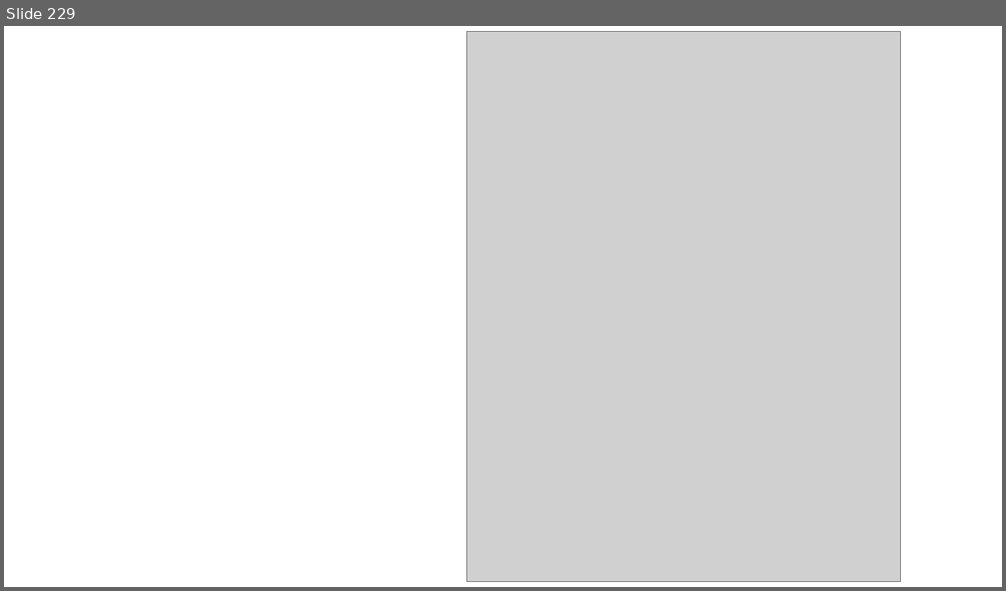
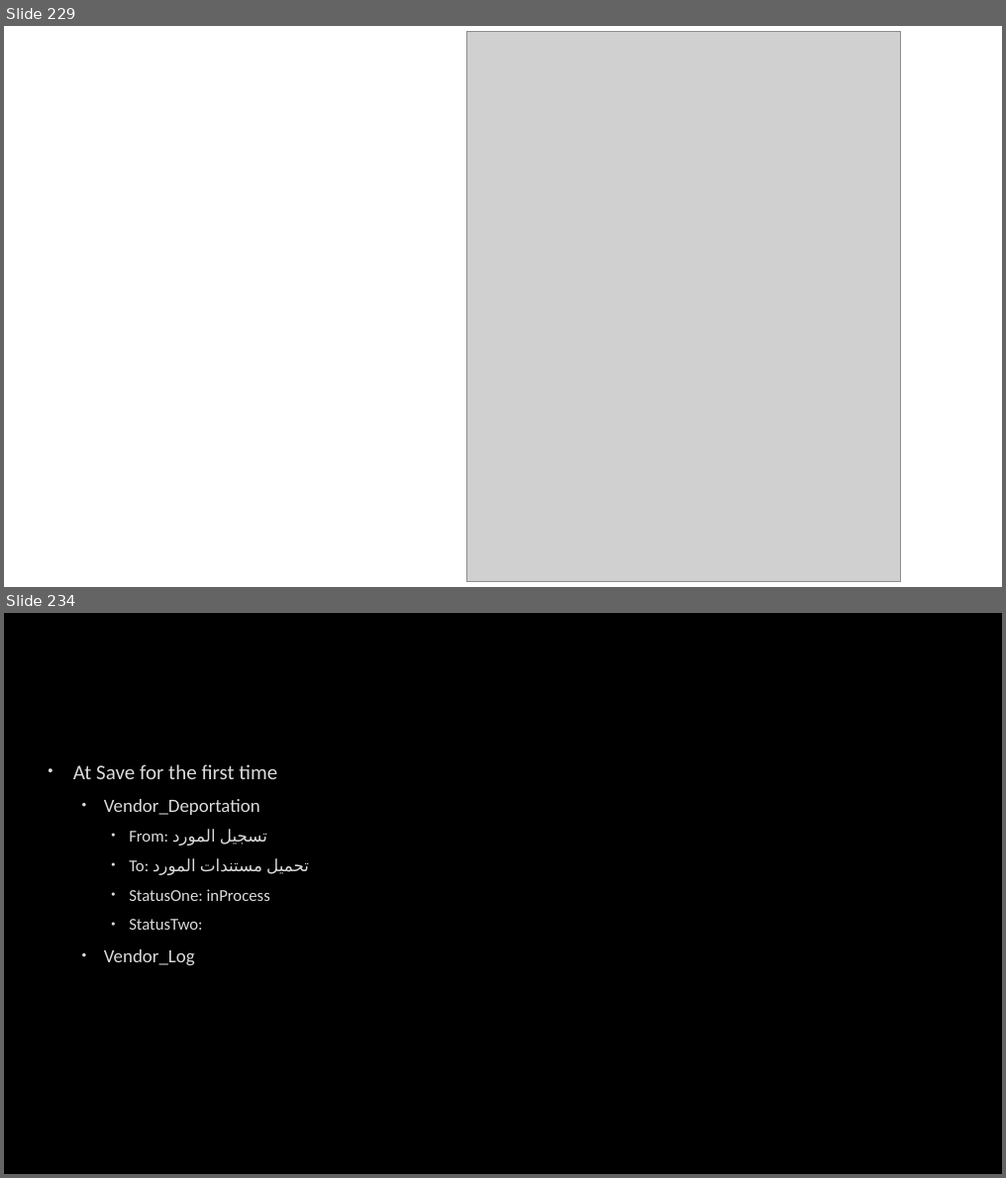
Before and after one commit to AhmedMohamedSamir1/Summary, a slide deck: Dot Net/Business.pptx. Shown one above the other, each under a label of ours: slide 229 before the commit, slides 229 and 234 after it; the slides between them are not shown. The pictures are 1006x591 and 1006x1178 pixels, drawn with LibreOffice and Linux fonts; fonts in the diff are those of the drawing; grey boxes stand for pictures; background and template pictures are left out. Boxes give left, top, right and bottom in pixels: in the first picture for what was removed or moved away, otherwise in the second. Text is boxed around its words. In the diff, an @@ line names an element or a change of style, - is before the commit and + after.

```diff
--- a/Dot Net/Business.pptx
+++ b/Dot Net/Business.pptx
@@ slide 234 added at box(4, 613, 1002, 1174), background picture (left out) @@
@@ text added at box(73, 764, 309, 966), 16 pt, text #DADADA @@
+• At Save for the first time
+  • Vendor_Deportation
+    • From: تسجيل المورد
+    • To: تحميل مستندات المورد
+    • StatusOne: inProcess
+    • StatusTwo:
+  • Vendor_Log
```
Also in this commit, not shown: 1 slide changed, 7 other slides added, 3 other files.
